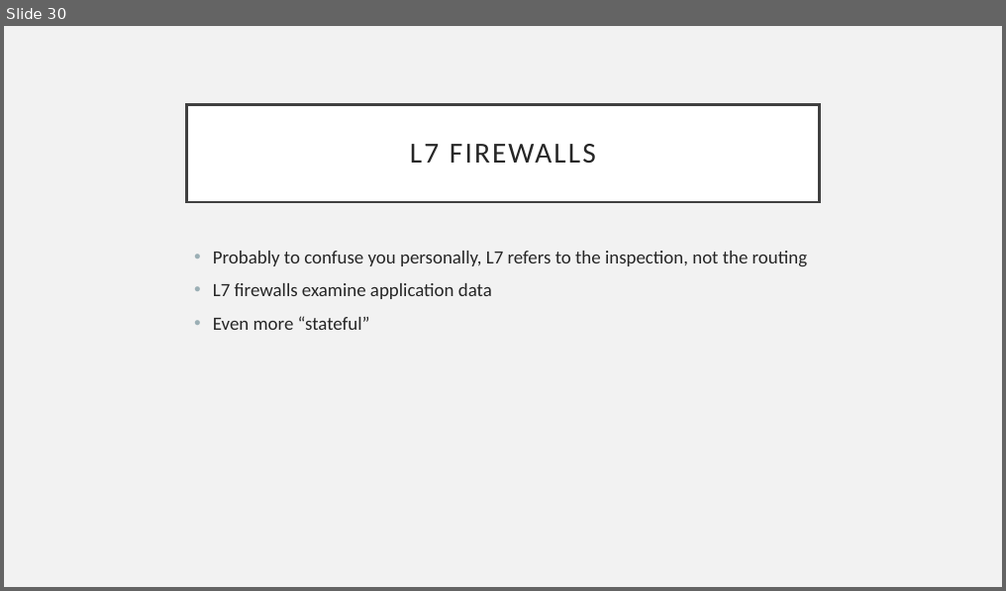
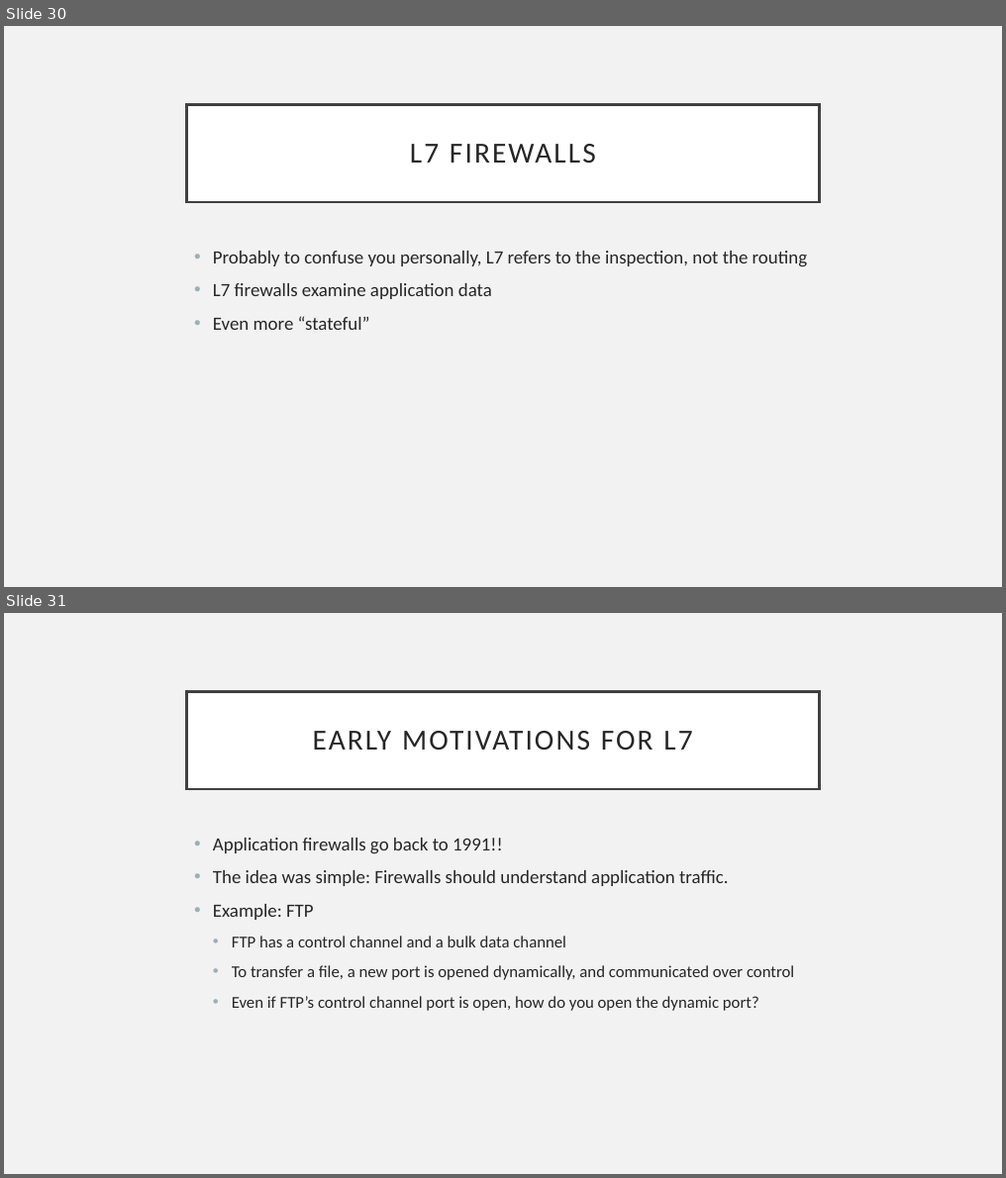
Before and after one commit to CrimsonVista/NetworkSecuritySpring2019, a slide deck: slides/08 Border Security.pptx. Shown one above the other, each under a label of ours: slide 30 before the commit, slides 30 and 31 after it. The pictures are 1006x591 and 1006x1178 pixels, drawn with LibreOffice and Linux fonts; fonts in the diff are those of the drawing. Boxes give left, top, right and bottom in pixels: in the first picture for what was removed or moved away, otherwise in the second. Text is boxed around its words. In the diff, an @@ line names an element or a change of style, - is before the commit and + after.

```diff
--- a/slides/08 Border Security.pptx
+++ b/slides/08 Border Security.pptx
@@ slide 31 added at box(4, 613, 1002, 1174), background #F2F2F2 @@
@@ title added at box(187, 691, 819, 789), fill #FFFFFF, outline #404040 2.5 pt, 28 pt, text #262626 @@
+EARLY MOTIVATIONS FOR L7
@@ text added at box(213, 838, 794, 1011), 16 pt, text #262626 @@
+• Application firewalls go back to 1991!!
+• The idea was simple: Firewalls should understand application traffic.
+• Example: FTP
+  • FTP has a control channel and a bulk data channel
+  • To transfer a file, a new port is opened dynamically, and communicated over control
+  • Even if FTP’s control channel port is open, how do you open the dynamic port?
```
Also in this commit, not shown: 15 other slides added, 1 other file.
